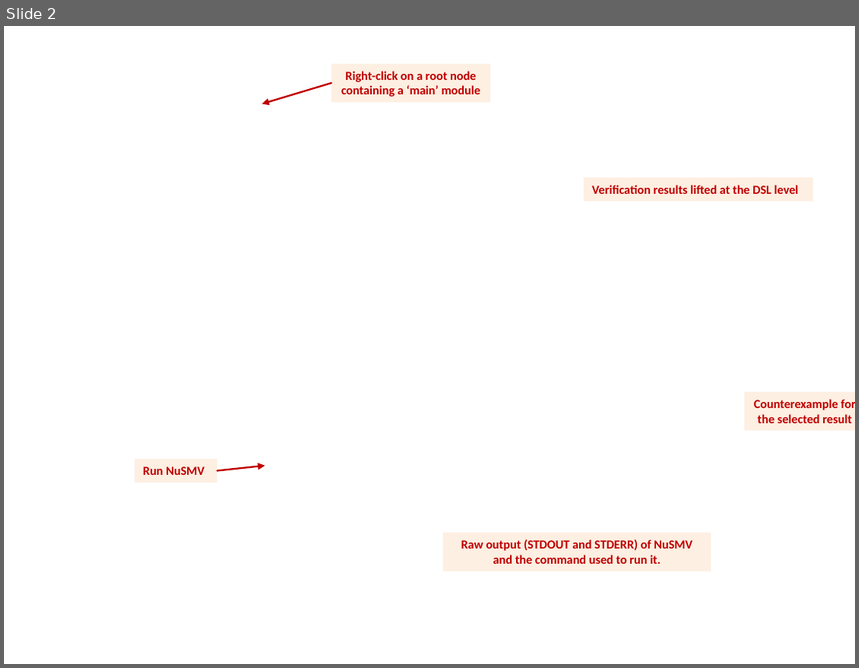
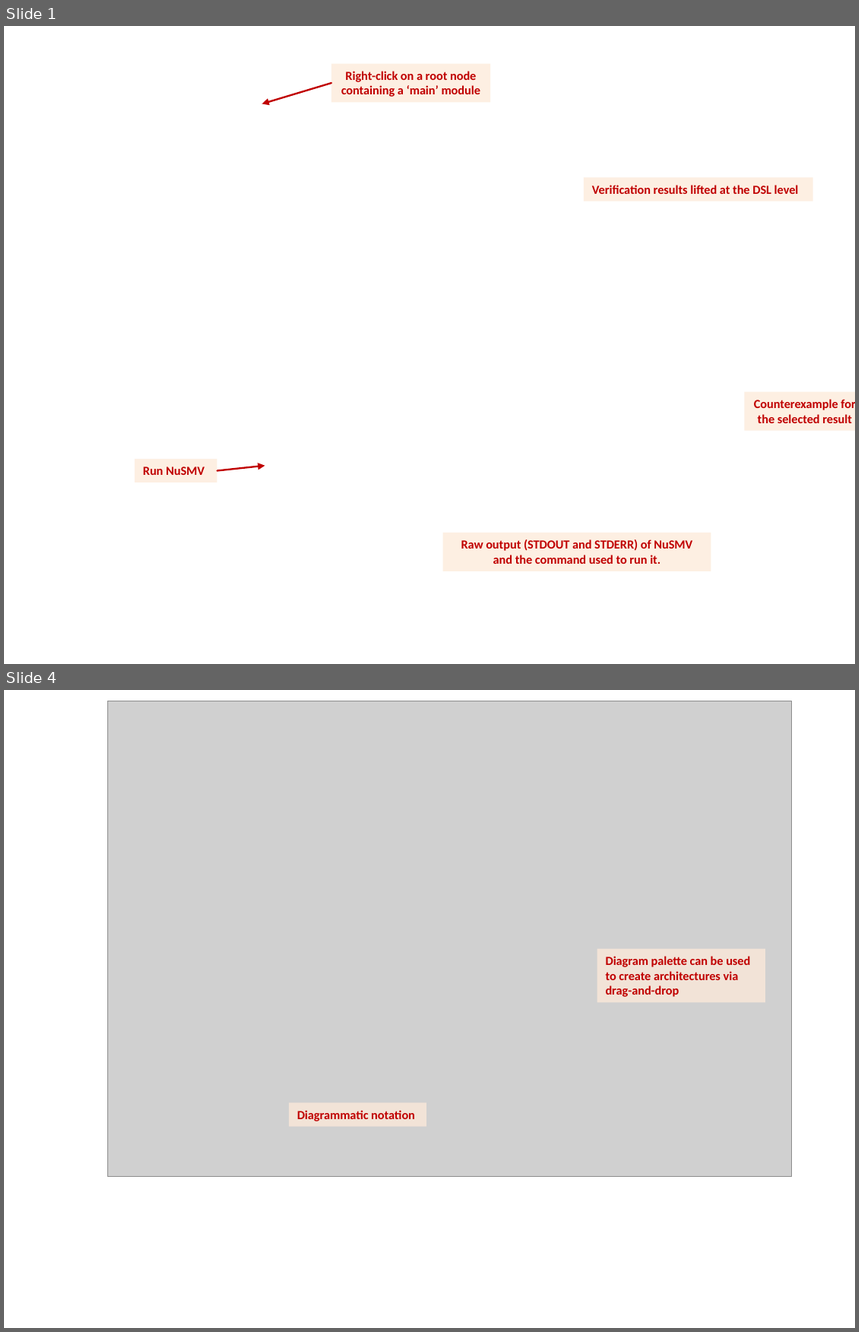
Before and after one commit to mbeddr/mbeddr.formal, a slide deck: docs/figures/figures.pptx. Shown one above the other, each under a label of ours: slide 2 before the commit, slides 1 and 4 after it; the slides between them are not shown. The pictures are 859x668 and 859x1332 pixels, drawn with LibreOffice and Linux fonts; fonts in the diff are those of the drawing; grey boxes stand for pictures; background and template pictures are left out. Boxes give left, top, right and bottom in pixels: in the first picture for what was removed or moved away, otherwise in the second. Text is boxed around its words. In the diff, an @@ line names an element or a change of style, - is before the commit and + after.

```diff
--- a/docs/figures/figures.pptx
+++ b/docs/figures/figures.pptx
@@ slide 4 added at (4, 690, 855, 1328), background #FFFFFF @@
@@ picture added at (108, 701, 791, 1177) @@
@@ rectangle added at (598, 948, 766, 1002), fill #FDEADA at 76% opacity, 10.5 pt, text #C00000, bold @@
+Diagram palette can be used
+to create architectures via
+drag-and-drop
@@ rectangle added at (289, 1103, 427, 1127), fill #FDEADA at 76% opacity, 10.5 pt, text #C00000, bold @@
+Diagrammatic notation
@@ what was slide 2 is now slide 1 @@
```
Also in this commit, not shown: 2 other slides added, 1 slide removed, 10 other files.
